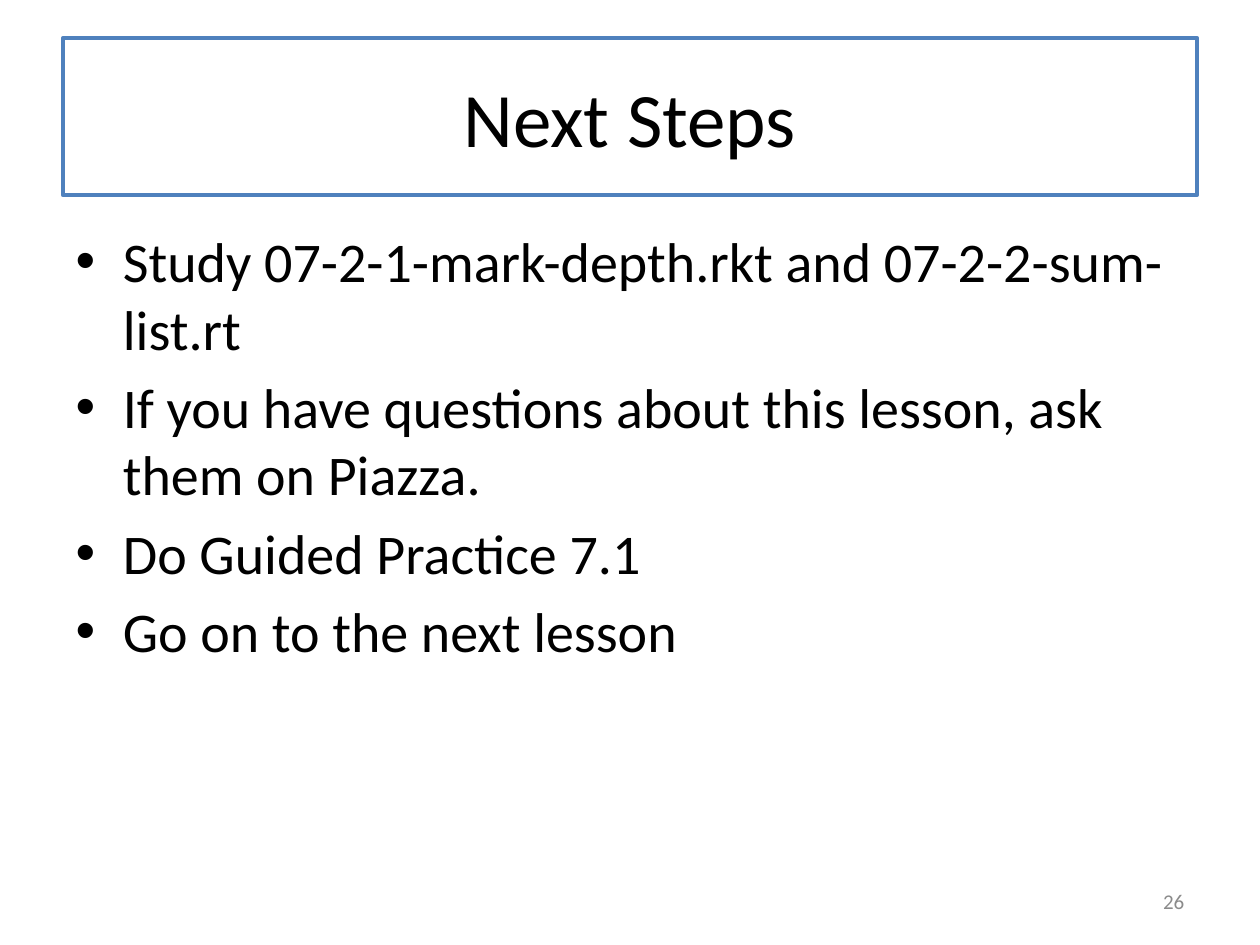
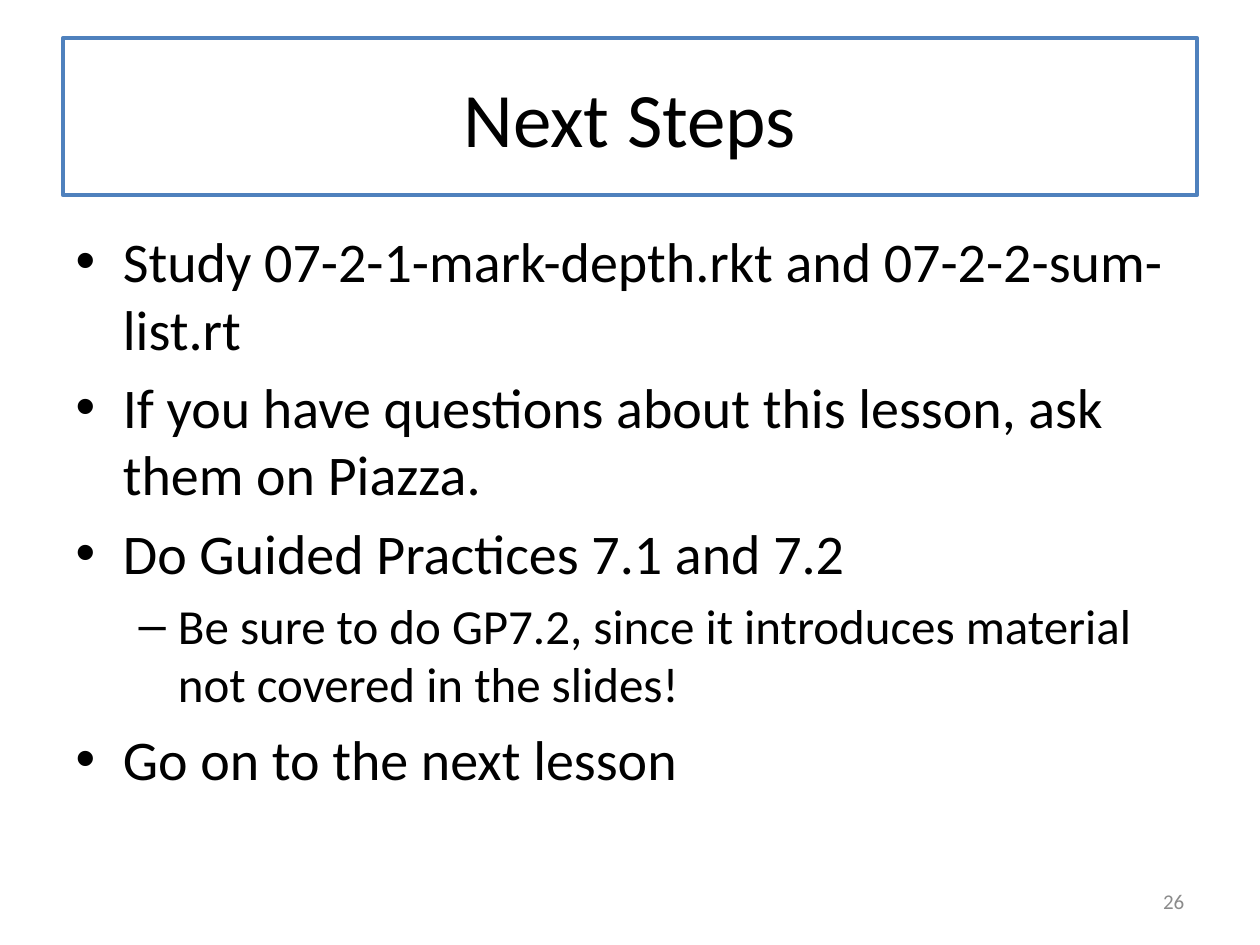
Before and after one commit to mwand/cs5010f17, a slide deck: slide 26 of Slides/Lesson 7.2 Invariants and Context Variables.pptx. Drawn at 1260x945 pixels with LibreOffice and Linux fonts; fonts in the diff are those of the drawing. Boxes give left, top, right and bottom in pixels: in the first picture for what was removed or moved away, otherwise in the second. Text is boxed around its words. In the diff, an @@ line names an element or a change of style, - is before the commit and + after.

```diff
--- a/Slides/Lesson 7.2 Invariants and Context Variables.pptx
+++ b/Slides/Lesson 7.2 Invariants and Context Variables.pptx
@@ text at (123, 535, 1131, 703): text changed; size 32 to 28 pt @@
-• Do Guided Practice 7.1
+• Do Guided Practices 7.1 and 7.2
+  – Be sure to do GP7.2, since it introduces material not covered in the slides!
```
Also in this commit, not shown: 14 other files.
